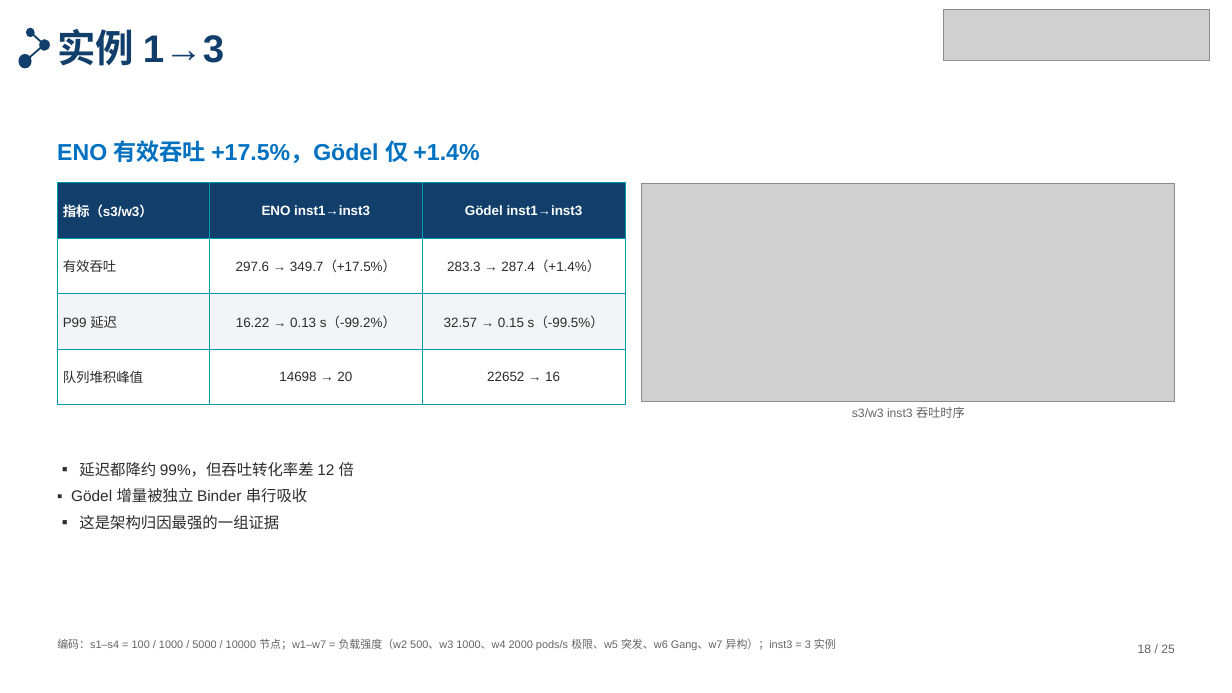
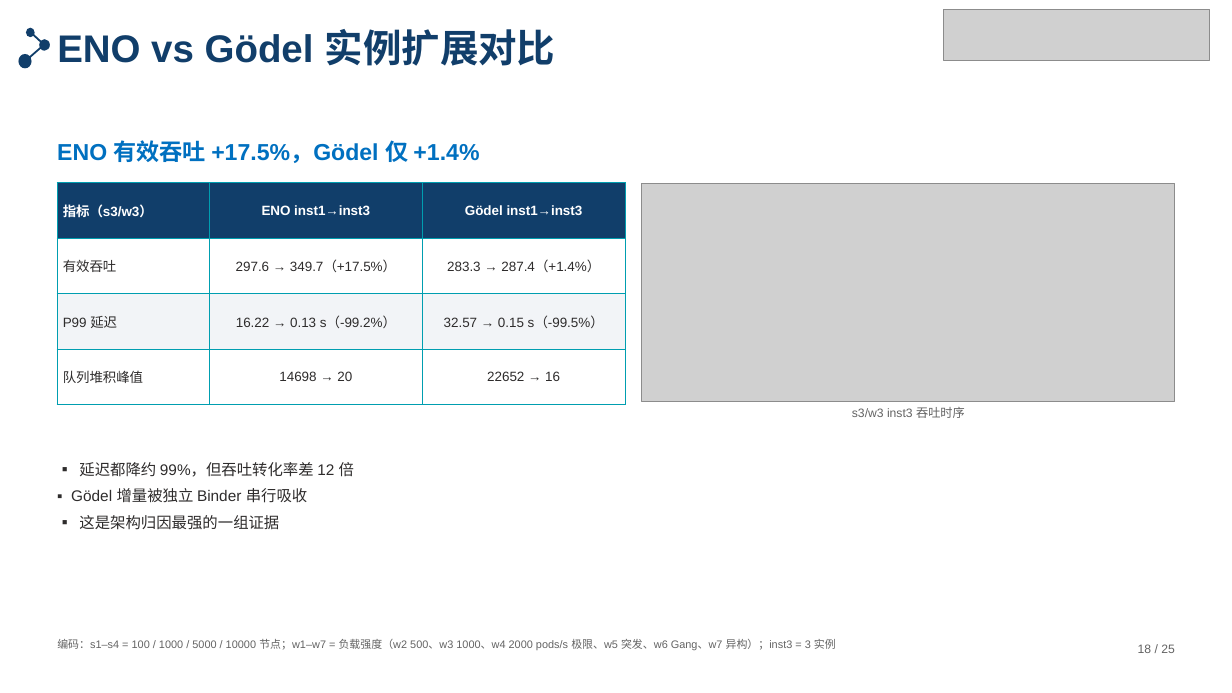
Before and after one commit to tengfei86/godel-scheduler, a slide deck: slide 18 of docs/thesis/defense/答辩PPT-北航模板版.pptx. Drawn at 1232x693 pixels with LibreOffice and Linux fonts; fonts in the diff are those of the drawing; grey boxes stand for pictures. Boxes give left, top, right and bottom in pixels: in the first picture for what was removed or moved away, otherwise in the second. Text is boxed around its words. In the diff, an @@ line names an element or a change of style, - is before the commit and + after.

```diff
--- a/docs/thesis/defense/答辩PPT-北航模板版.pptx
+++ b/docs/thesis/defense/答辩PPT-北航模板版.pptx
@@ text at (x1=57, y1=29, x2=556, y2=66): text changed @@
-实例 1→3
+ENO vs Gödel 实例扩展对比
```
Also in this commit, not shown: 3 other files.
